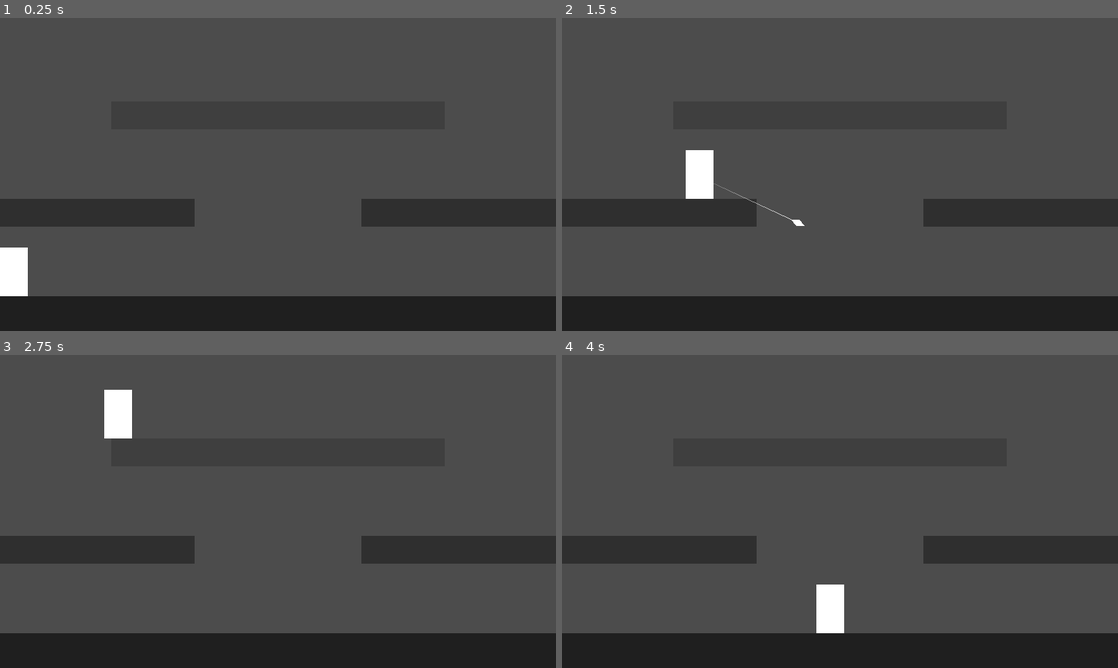
Above: before the commit, frames 1-4 (two rows, left to right).
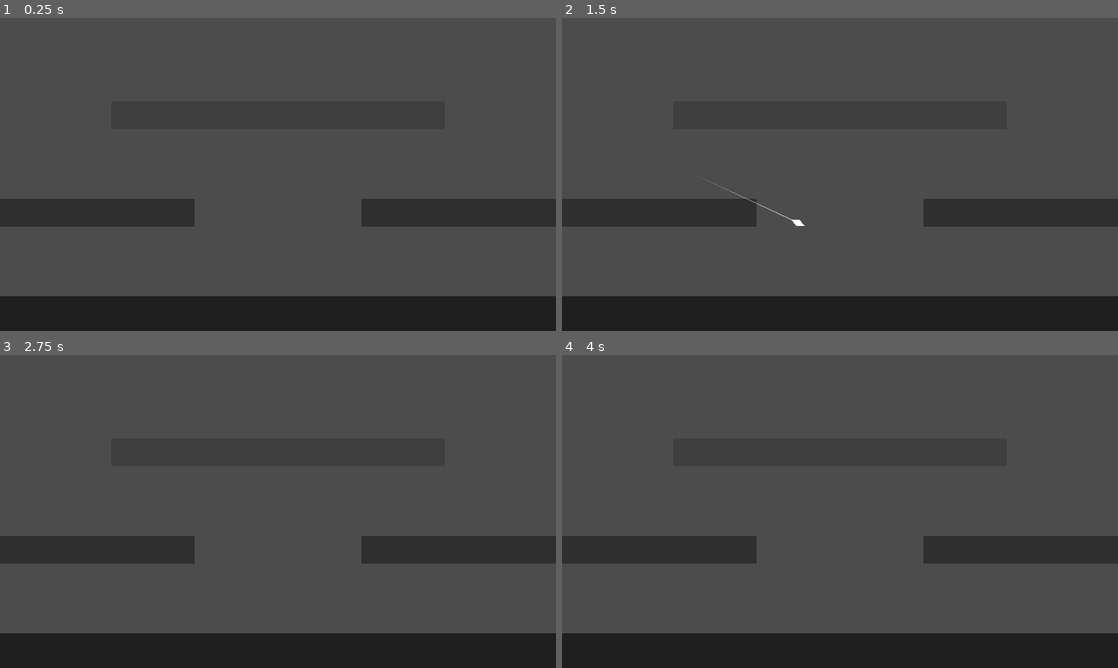
Above: after the commit, the same moments.

Repository: zhyrin0/through-the-looking-glass
Game: Godot game, scene res://tests/level/test.tscn
The game is run twice, just before and just after one commit, with the same random seed, the same clock (stepped at 60 frames per second) and the same inputs. This scene is started directly instead of the project's main scene. Sound files missing from this copy of the repository are replaced by a short silence.
Inputs (mouse positions are in pixels of both pictures, inside the frame that each line leads up to):
- Up to frame 1 (0.25 s): no input
- Up to frame 2 (1.5 s): tap Enter at 0.5 s; move the mouse to (962, 158) at 0.52 s; press the mouse at (962, 158) at 0.53 s; hold D (move_right) from 0.53 s (still down); tap Space (move_jump) at 0.77 s; move the mouse to (728, 190) at 1.27 s; release the mouse at (728, 190) at 1.28 s; tap S (move_fall) at 1.35 s
- Up to frame 3 (2.75 s): tap Space (move_jump) at 1.52 s; move the mouse to (333, 442) at 2.02 s; release D (move_right) at 2.03 s; press the mouse at (333, 442) at 2.03 s; hold A (move_left) from 2.03 s (still down)
- Up to frame 4 (4 s): move the mouse to (812, 574) at 2.77 s; release A (move_left) at 2.78 s; release the mouse at (812, 574) at 2.78 s; hold D (move_right) from 2.78 s (still down); tap S (move_fall) at 2.85 s; tap Space (move_jump) at 3.02, 3.77 s; move the mouse to (1006, 558) at 3.52 s; press the mouse at (1006, 558) at 3.53 s

The runs differ from the first frame. In frame 1, 0.8% of the frame differs, in the area x 0-5%, y 73-89%; in frame 2, 0.8%; in frame 3, 0.8%; in frame 4, 0.8%.

Commit message:
Tmp: remove player shards

Diff:
--- a/src/character/player/player.tscn
+++ b/src/character/player/player.tscn
@@ -3,7 +3,6 @@
 [ext_resource path="res://src/character/character_base.tscn" type="PackedScene" id=1]
 [ext_resource path="res://src/character/player/player.gd" type="Script" id=2]
 [ext_resource path="res://src/character/player/charge.wav" type="AudioStream" id=3]
-[ext_resource path="res://src/character/player/shard/shard.tscn" type="PackedScene" id=4]
 
 [node name="Player" instance=ExtResource( 1 )]
 collision_layer = 1
@@ -16,25 +15,8 @@
 [node name="Polygon2D" parent="." index="0"]
 modulate = Color( 1, 1, 1, 0.501961 )
 
-[node name="Shards" type="Node2D" parent="." index="1"]
+[node name="Shards" type="Node2D" parent="Pivot" index="2"]
 
-[node name="Shard" parent="Shards" index="0" instance=ExtResource( 4 )]
-position = Vector2( 0, -24 )
-
-[node name="Polygon2D" parent="Shards/Shard" index="0"]
-polygon = PoolVector2Array( 0, 24, 32, 8, 32, -32, -32, -32, -32, 8 )
-
-[node name="Shard2" parent="Shards" index="1" instance=ExtResource( 4 )]
-position = Vector2( 16, 32 )
-
-[node name="Polygon2D" parent="Shards/Shard2" index="0"]
-polygon = PoolVector2Array( -16, -32, 16, -48, 16, 24, -16, 24 )
-
-[node name="Shard3" parent="Shards" index="2" instance=ExtResource( 4 )]
-position = Vector2( -16, 32 )
-
-[node name="Polygon2D" parent="Shards/Shard3" index="0"]
-polygon = PoolVector2Array( 16, -32, 16, 24, -16, 24, -16, -48 )
 
 [node name="ChargeAudio" type="AudioStreamPlayer" parent="." index="5"]
 stream = ExtResource( 3 )
@@ -42,7 +24,3 @@
 [node name="AttackCooldown" type="Timer" parent="." index="6"]
 wait_time = 0.5
 one_shot = true
-
-[editable path="Shards/Shard"]
-[editable path="Shards/Shard2"]
-[editable path="Shards/Shard3"]
